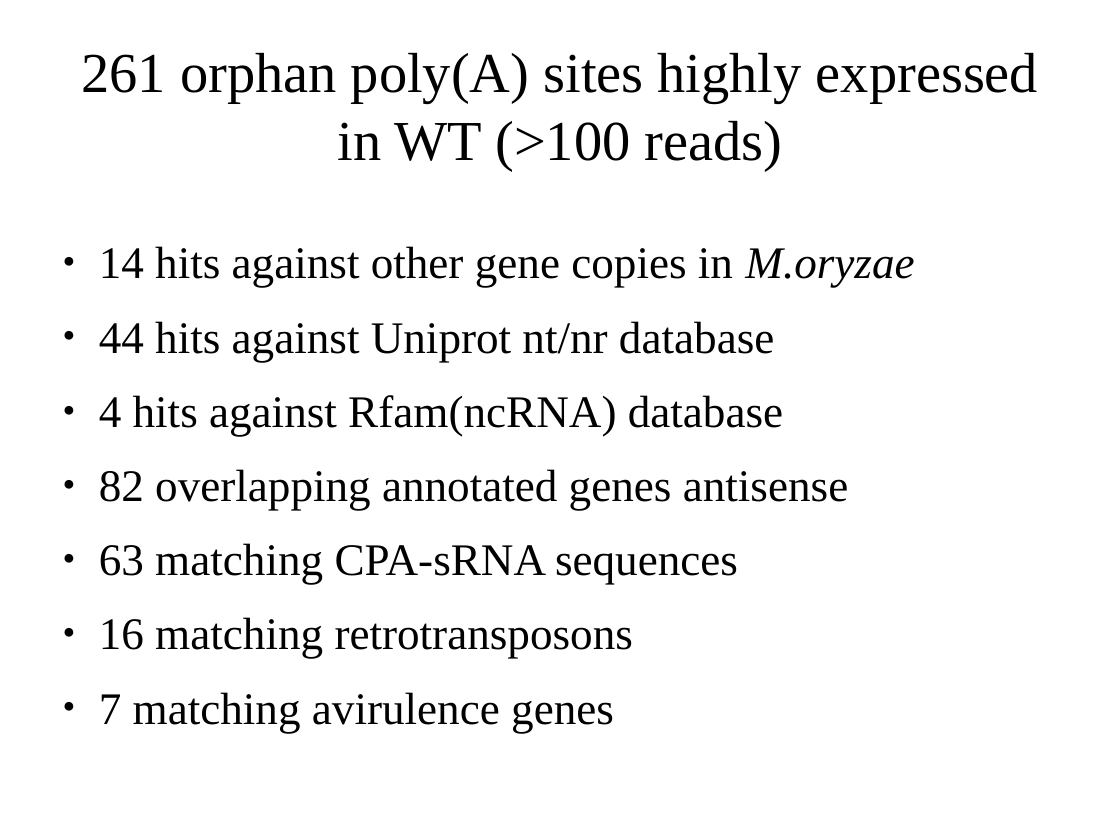
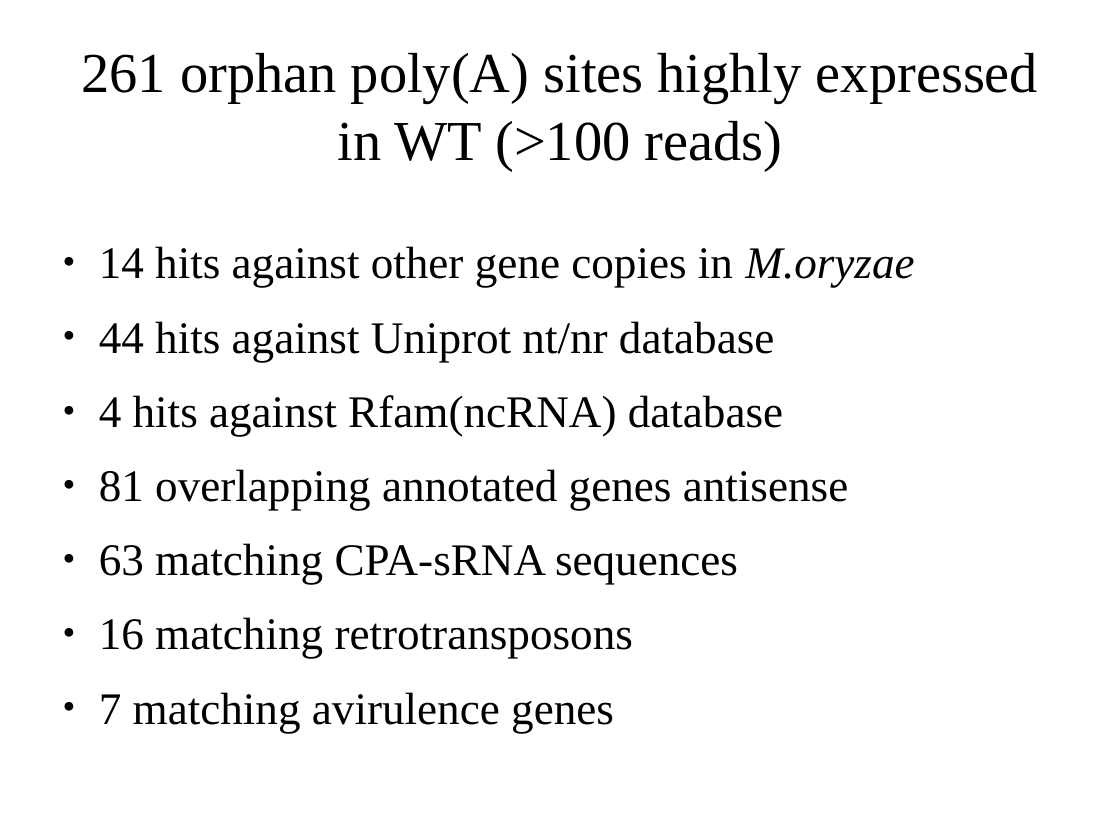
Before and after one commit to wilkinsonlab/m-oryzae-polya, a slide deck: slide 17 of doc/oryzae_presentation.odp. Drawn at 1120x840 pixels with LibreOffice and Linux fonts; fonts in the diff are those of the drawing. Boxes give left, top, right and bottom in pixels: in the first picture for what was removed or moved away, otherwise in the second. Text is boxed around its words. In the diff, an @@ line names an element or a change of style, - is before the commit and + after.

Commit message:
more orphans

```diff
--- a/doc/oryzae_presentation.odp
+++ b/doc/oryzae_presentation.odp
@@ text at (x1=99, y1=469, x2=848, y2=510): text changed @@
-● 82 overlapping annotated genes antisense
+● 81 overlapping annotated genes antisense
```
Also in this commit, not shown: 4 other slides changed, 4 other files.
